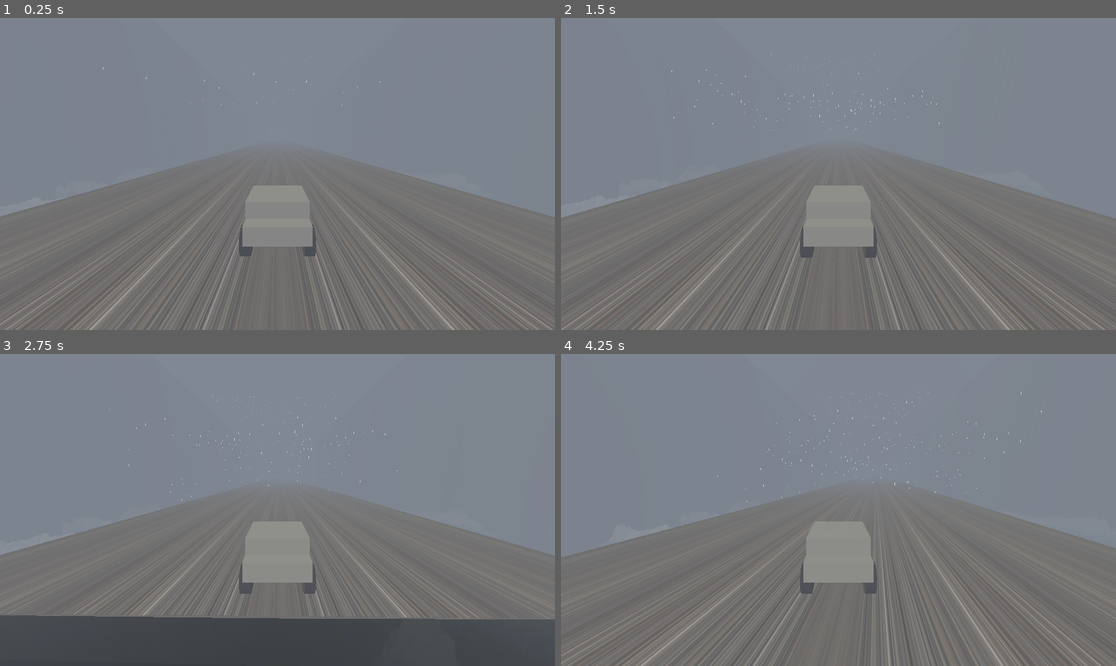
Above: before the commit, frames 1-4 (two rows, left to right).
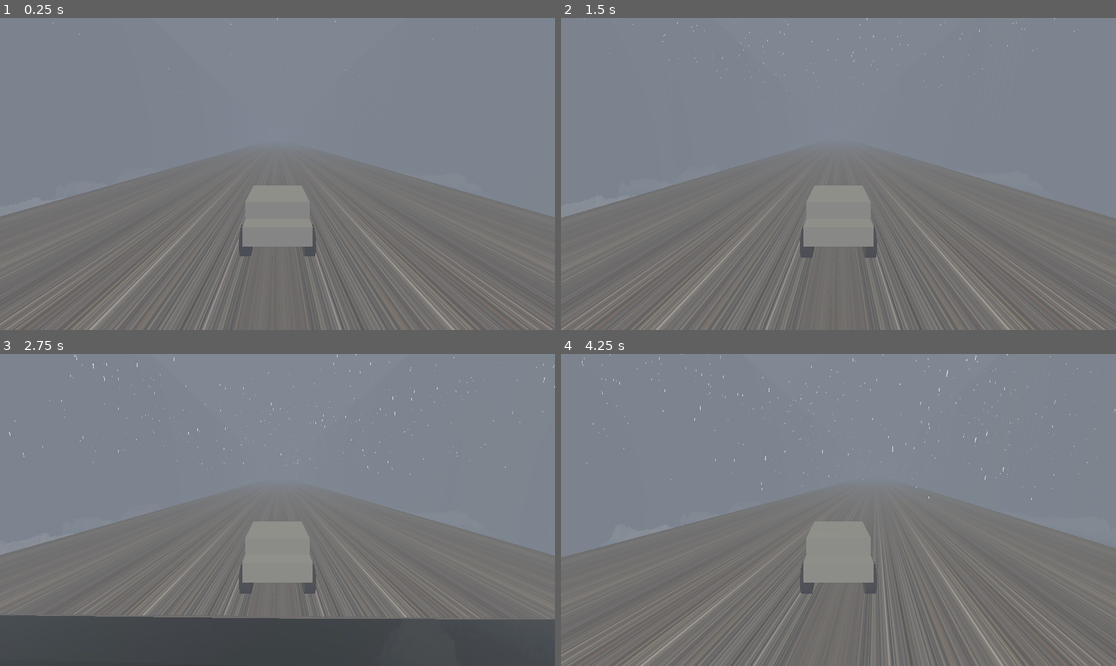
Above: after the commit, the same moments.

Repository: j7ysan/GodotTrackMap
Game: Godot game, scene res://scenes/world.tscn
Two runs of this game, one before a commit and one after it. Both use one fixed random seed, a clock stepped at 60 frames per second and the inputs below.
Inputs (mouse positions are in pixels of both pictures, inside the frame that each line leads up to):
- Up to frame 1 (0.25 s): no input
- Up to frame 2 (1.5 s): tap Enter (ui_accept) at 0.5, 0.77 s; move the mouse to (960, 158) at 0.52 s; hold D (right) 0.53-1.28 s; click (960, 158) at 0.67 s; move the mouse to (727, 189) at 1.27 s; hold S (down) from 1.28 s (still down)
- Up to frame 3 (2.75 s): tap Enter (ui_accept) at 1.52 s; move the mouse to (333, 441) at 2.02 s; release S (down) at 2.03 s; hold D (right) from 2.03 s (still down)
- Up to frame 4 (4.25 s): move the mouse to (810, 572) at 2.77 s; release D (right) at 2.78 s; hold W (up) 2.78-3.53 s; click (810, 572) at 2.92 s; tap Enter (ui_accept) at 3.02, 3.77 s; move the mouse to (1005, 556) at 3.52 s; hold A (left) from 3.53 s (still down)

The runs differ from the first frame. In frame 1, less than 0.1% of the frame differs, in the area x 9-87%, y 0-29%; in frame 2, 0.1%; in frame 3, 0.2%; in frame 4, 0.3%, in the area x 3-100%, y 0-48%.

Commit message:
added snow particles
used similar methods as the rain particles

Diff:
--- a/scenes/world.tscn
+++ b/scenes/world.tscn
@@ -1,9 +1,10 @@
-[gd_scene load_steps=24 format=3 uid="uid://cnho7sngftoxj"]
+[gd_scene load_steps=28 format=3 uid="uid://cnho7sngftoxj"]
 
 [ext_resource type="Script" uid="uid://m88oep58i88q" path="res://scripts/world.gd" id="1_f3sb7"]
 [ext_resource type="Script" uid="uid://d2t357lekvvfd" path="res://scripts/camera_3d.gd" id="2_fj7yv"]
 [ext_resource type="Texture2D" uid="uid://cj8n2wp85xdwo" path="res://resources/track_texture2.jpg" id="3_k0juu"]
 [ext_resource type="PackedScene" uid="uid://c8pmqaww7dn0k" path="res://scenes/vehicle.tscn" id="4_aqk2v"]
+[ext_resource type="Texture2D" uid="uid://cltvyp62qhwfv" path="res://resources/snowflake.png" id="5_71j4m"]
 
 [sub_resource type="Gradient" id="Gradient_gv5m4"]
 offsets = PackedFloat32Array(0, 0.58666664, 1)
@@ -89,14 +90,11 @@
 
 [sub_resource type="ParticleProcessMaterial" id="ParticleProcessMaterial_k0juu"]
 emission_shape = 3
-emission_box_extents = Vector3(50, 0.5, 100)
-direction = Vector3(0, -1, 0)
+emission_box_extents = Vector3(100, 1, 80)
+direction = Vector3(1, -1, 0)
 spread = 5.0
 initial_velocity_min = 5.0
 initial_velocity_max = 5.0
-collision_mode = 1
-collision_friction = 0.0
-collision_bounce = 0.0
 
 [sub_resource type="Curve" id="Curve_71j4m"]
 _limits = [0.0, 0.1, 0.0, 1.0]
@@ -113,6 +111,29 @@
 [sub_resource type="RibbonTrailMesh" id="RibbonTrailMesh_i7141"]
 material = SubResource("StandardMaterial3D_qfnet")
 curve = SubResource("Curve_71j4m")
+
+[sub_resource type="ParticleProcessMaterial" id="ParticleProcessMaterial_qfnet"]
+emission_shape = 3
+emission_box_extents = Vector3(100, 1, 80)
+angle_min = 1.0728835e-05
+angle_max = 360.00003
+direction = Vector3(1, -1, 0)
+initial_velocity_min = 10.0
+initial_velocity_max = 20.0
+angular_velocity_min = 29.999983
+angular_velocity_max = 49.99998
+linear_accel_min = 0.99999774
+linear_accel_max = 9.999997
+scale_min = 0.5
+
+[sub_resource type="StandardMaterial3D" id="StandardMaterial3D_i7141"]
+transparency = 1
+shading_mode = 0
+albedo_texture = ExtResource("5_71j4m")
+billboard_keep_scale = true
+
+[sub_resource type="QuadMesh" id="QuadMesh_4mrxx"]
+material = SubResource("StandardMaterial3D_i7141")
 
 [node name="World" type="Node3D"]
 script = ExtResource("1_f3sb7")
@@ -127,8 +148,8 @@
 material_overlay = SubResource("StandardMaterial3D_fj7yv")
 
 [node name="GPUParticlesCollisionBox3D" type="GPUParticlesCollisionBox3D" parent="MeshInstance3D"]
-transform = Transform3D(1, 0, 0, 0, 1, 0, 0, 0, 1, 244.31209, 71.43969, 282.23148)
-size = Vector3(200, 200, 200)
+transform = Transform3D(1, 0, 0, 0, 1, 0, 0, 0, 1, 244.31209, 127.73365, 260.2429)
+size = Vector3(300, 200, 400)
 
 [node name="Marker3D" type="Marker3D" parent="."]
 transform = Transform3D(0.52398586, 0.85172695, 0, -0.85172695, 0.52398586, 0, 0, 0, 1, 0, 0, 0)
@@ -233,13 +254,19 @@
 transform = Transform3D(-0.007155759, 0, 0.99997437, 0, 1, 0, -0.99997437, 0, -0.007155759, 203.47473, 48.121292, 57.4462)
 shape = SubResource("BoxShape3D_71j4m")
 
-[node name="GPUParticles3D" type="GPUParticles3D" parent="."]
-transform = Transform3D(1, 0, 0, 0, 1, 0, 0, 0, 1, 254.21518, 130.97226, 216.7403)
+[node name="RainParticles" type="GPUParticles3D" parent="."]
+transform = Transform3D(0.9986722, -0.03307447, 0.039504092, 0.03263997, 0.99940044, 0.011593692, -0.03986384, -0.010288893, 0.9991524, 254.21518, 158.7156, 164.16986)
 amount = 1000
 lifetime = 3.0
 randomness = 0.87
-visibility_aabb = AABB(-10, -20, -10, 20, 20, 20)
 trail_enabled = true
 trail_lifetime = 0.2
 process_material = SubResource("ParticleProcessMaterial_k0juu")
 draw_pass_1 = SubResource("RibbonTrailMesh_i7141")
+
+[node name="SnowParticles" type="GPUParticles3D" parent="."]
+transform = Transform3D(-0.9989355, -0.024141368, 0.039306387, -0.024571758, 0.99964285, -0.010503516, -0.039038785, -0.011458164, -0.99917215, 249.12372, 152.37956, 313.55695)
+amount = 2000
+lifetime = 5.0
+process_material = SubResource("ParticleProcessMaterial_qfnet")
+draw_pass_1 = SubResource("QuadMesh_4mrxx")
Binary file added: resources/snowflake.png
Not shown, added: resources/snowflake.png.import
